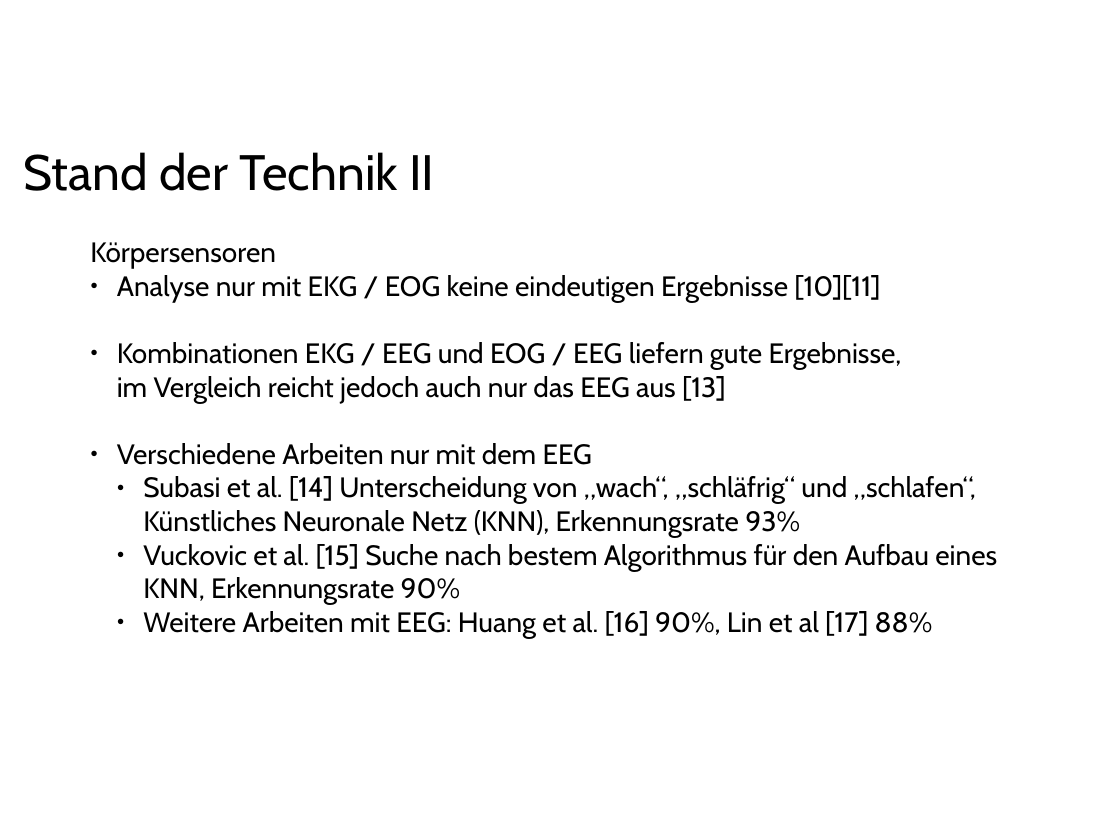
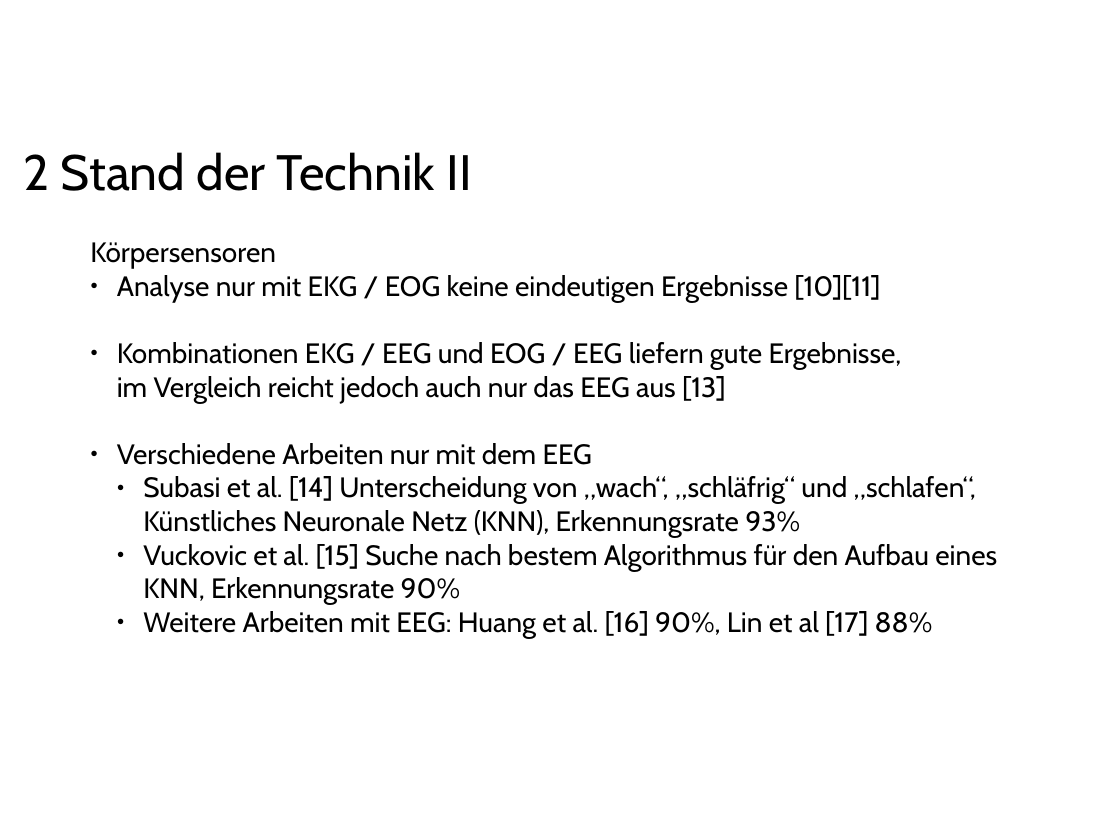
Before and after one commit to ppasler/current-adas, a slide deck: slide 5 of project/presentation/Praesentation_PoSDBoS_Pasler.odp. Drawn at 1120x840 pixels with LibreOffice and Linux fonts; fonts in the diff are those of the drawing; background and template pictures are left out. Boxes give left, top, right and bottom in pixels: in the first picture for what was removed or moved away, otherwise in the second. Text is boxed around its words. In the diff, an @@ line names an element or a change of style, - is before the commit and + after.

```diff
--- a/project/presentation/Praesentation_PoSDBoS_Pasler.odp
+++ b/project/presentation/Praesentation_PoSDBoS_Pasler.odp
@@ text at [24,152,471,191]: text changed @@
-Stand der Technik II
+2 Stand der Technik II
```
Also in this commit, not shown: 10 other slides changed, 8 slides added, 1 slide removed, 11 other files.
